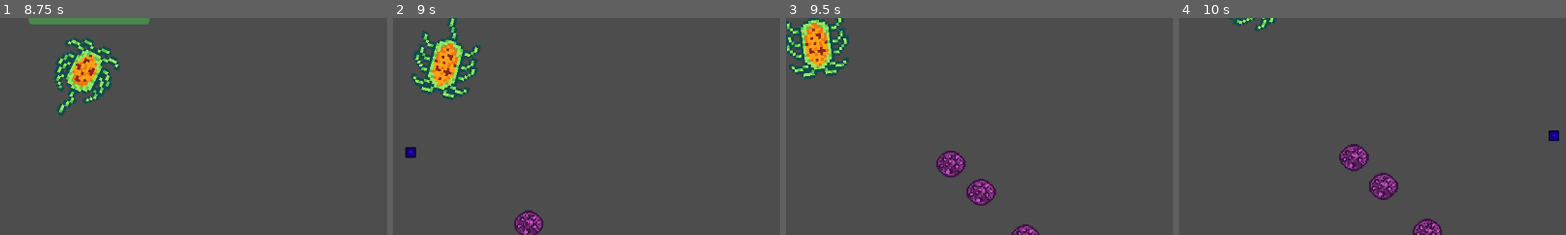
Above: before the commit, frames 1-4 (left to right).
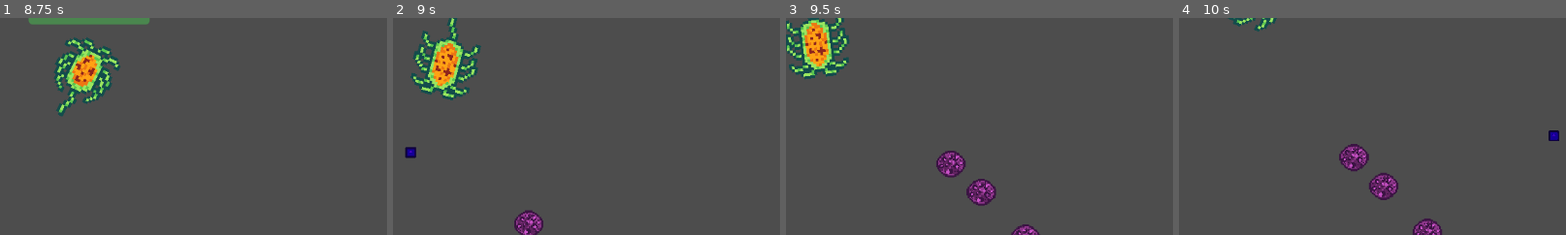
Above: after the commit, the same moments.

Repository: bgalerani94/godot-wild-jam-83
Game: Godot game, scene res://Prototypes/Scenes/test_scene.tscn
The game is run twice, just before and just after one commit, with the same random seed, the same clock (stepped at 60 frames per second) and the same inputs. The engine's default icon, where the game draws it, is replaced by a stand-in: a white triangle on a blue panel in a dark square.
Inputs (mouse positions are % of the whole screen's width and height, from its top left):
- Up to frame 1 (8.75 s): tap Enter (ui_accept) at 0.5, 0.77, 1.25, 1.52, 2, 2.75, 3.02, 3.77, 4.52, 6.02, 6.77, 7.52 s; move the mouse to (72, 45) at 0.52 s; press the mouse at (72, 45) at 0.53 s; hold D (move_right) 0.53-1.28 s; move the mouse to (30, 55) at 1.27 s; release the mouse at (30, 55) at 1.28 s; hold S (move_down) 1.28-2.03 s; click (30, 55) at 1.35 s; move the mouse to (60, 28) at 2.02 s; press the mouse at (60, 28) at 2.03 s; hold D (move_right) 2.03-2.78 s; move the mouse to (45, 70) at 2.77 s; release the mouse at (45, 70) at 2.78 s; hold W (move_up) 2.78-3.53 s; click (45, 70) at 2.85 s; move the mouse to (80, 65) at 3.52 s; press the mouse at (80, 65) at 3.53 s; hold A (move_left) 3.53-5.03 s; move the mouse to (20, 35) at 4.27 s; release the mouse at (20, 35) at 4.28 s; click (20, 35) at 4.35 s; move the mouse to (55, 50) at 5.02 s; press the mouse at (55, 50) at 5.03 s; hold S (move_down) 5.03-5.78 s; move the mouse to (35, 25) at 5.77 s; release the mouse at (35, 25) at 5.78 s; hold D (move_right) 5.78-6.53 s; click (35, 25) at 5.85 s; move the mouse to (72, 45) at 6.52 s; press the mouse at (72, 45) at 6.53 s; hold W (move_up) 6.53-7.28 s; move the mouse to (30, 55) at 7.27 s; release the mouse at (30, 55) at 7.28 s; hold D (move_right) 7.28-8.03 s; click (30, 55) at 7.35 s; move the mouse to (60, 28) at 8.02 s; press the mouse at (60, 28) at 8.03 s; hold S (move_down) from 8.03 s (still down)
- Up to frame 2 (9 s): move the mouse to (45, 70) at 8.77 s; release S (move_down) at 8.78 s; release the mouse at (45, 70) at 8.78 s; hold A (move_left) from 8.78 s (still down); click (45, 70) at 8.85 s
- Up to frame 3 (9.5 s): keep holding A (move_left); tap Enter (ui_accept) at 9.02 s
- Up to frame 4 (10 s): move the mouse to (80, 65) at 9.52 s; release A (move_left) at 9.53 s; press the mouse at (80, 65) at 9.53 s; hold W (move_up) from 9.53 s (still down); tap Enter (ui_accept) at 9.77 s
The pictures show only the part of the screen within x 40-90%, y 47-97%; the shares and areas given below are measured in that part.

Frames 1-2 are identical in both runs. In frame 3, 0.2% of the frame differs, in the area x 47-55%, y 74-87%; in frame 4, 0.1%.

Commit message:
Making the enemies collide with themselves

Diff:
--- a/Scenes/biga__test_enemy_1.tscn
+++ b/Scenes/biga__test_enemy_1.tscn
@@ -33,6 +33,7 @@
 
 [node name="Biga_Enemy_1" type="CharacterBody2D" groups=["Enemy"]]
 collision_layer = 2
+collision_mask = 3
 script = ExtResource("1_dgx7e")
 
 [node name="AnimatedSprite2D" type="AnimatedSprite2D" parent="."]
--- a/Scenes/biga__test_enemy_2.tscn
+++ b/Scenes/biga__test_enemy_2.tscn
@@ -34,6 +34,7 @@
 
 [node name="Biga_Enemy_2" type="CharacterBody2D" groups=["Enemy"]]
 collision_layer = 2
+collision_mask = 3
 script = ExtResource("1_6pyr6")
 bulletScn = ExtResource("2_46q8v")
 
